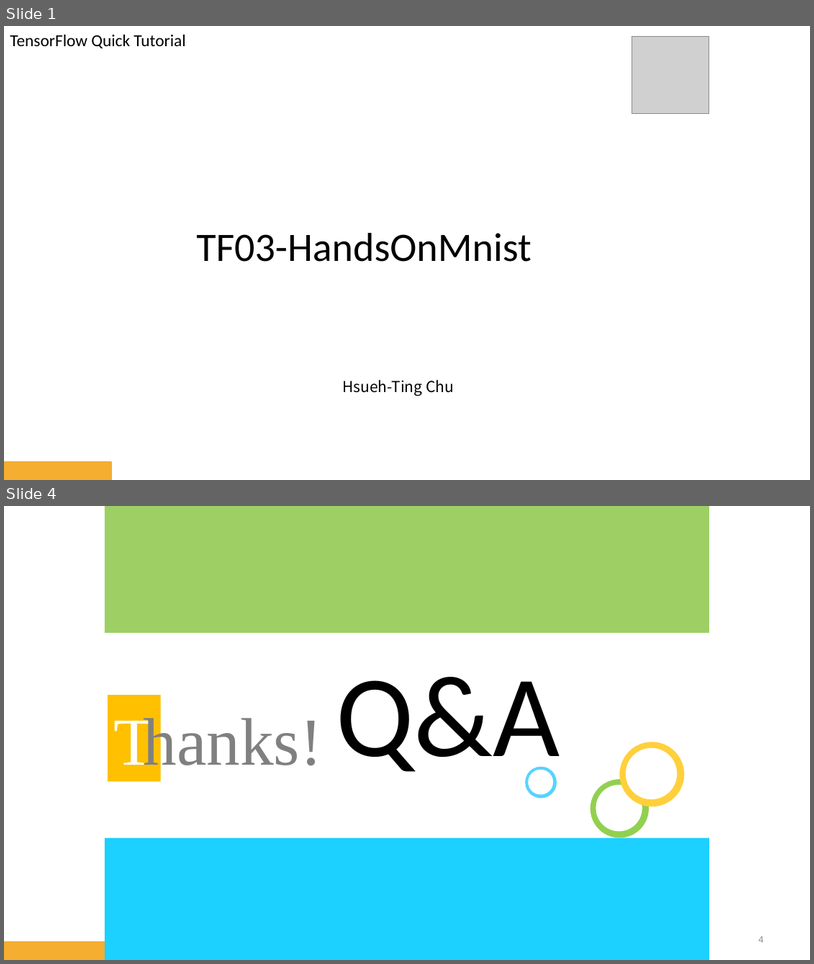
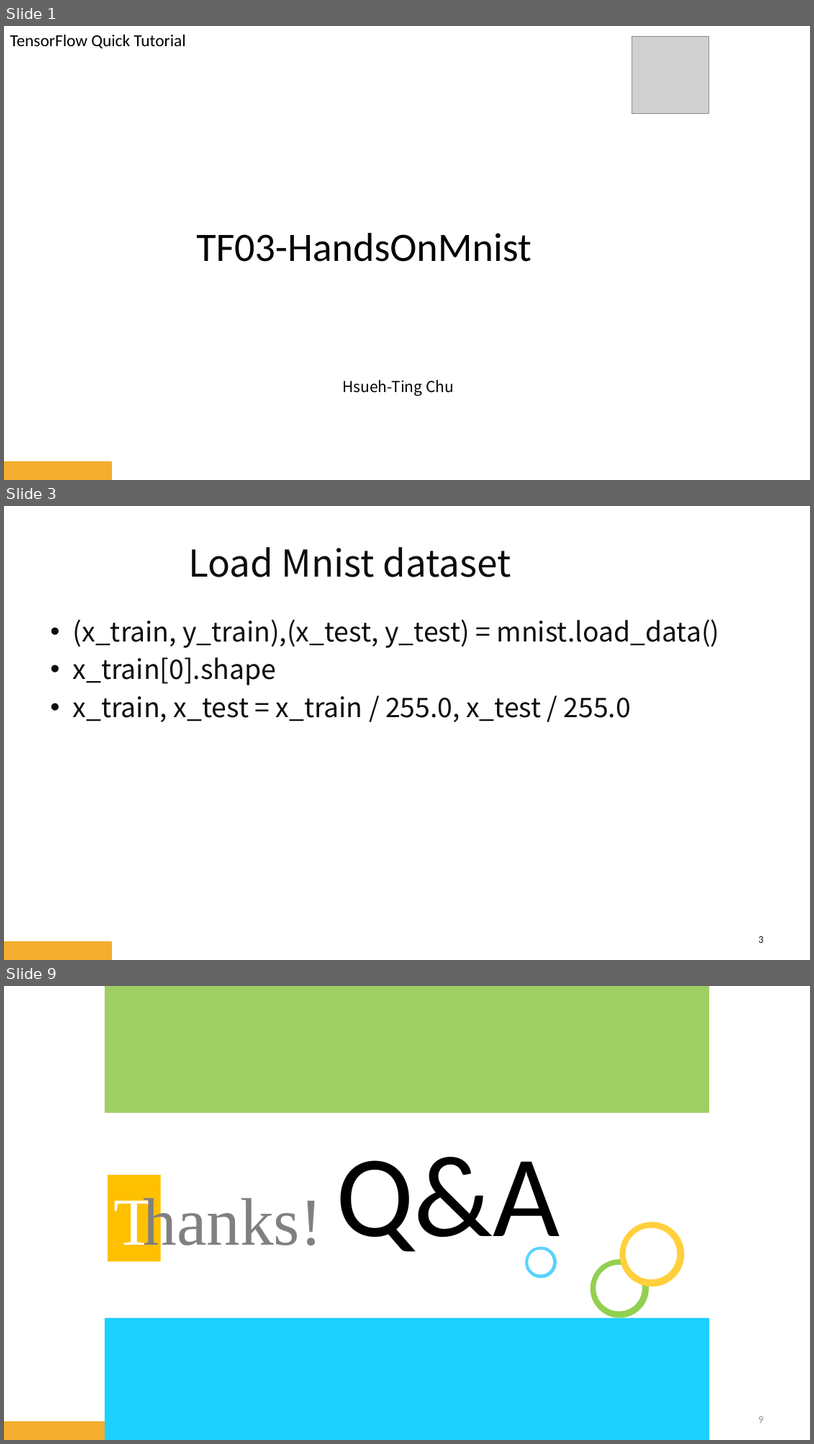
Before and after one commit to htchu/TensorFlowQuickTutorial, a slide deck: Slides/TF03-HandsOnMnist.pptx. Shown one above the other, each under a label of ours: slides 1 and 4 before the commit, slides 1, 3 and 9 after it; the slides between them are not shown. The pictures are 814x964 and 814x1444 pixels, drawn with LibreOffice and Linux fonts; fonts in the diff are those of the drawing; grey boxes stand for pictures; background and template pictures are left out. Boxes give left, top, right and bottom in pixels: in the first picture for what was removed or moved away, otherwise in the second. Text is boxed around its words. In the diff, an @@ line names an element or a change of style, - is before the commit and + after.

```diff
--- a/Slides/TF03-HandsOnMnist.pptx
+++ b/Slides/TF03-HandsOnMnist.pptx
@@ slide 3 added at (4, 506, 810, 960), background picture (left out); not listed: 1 template element that a slide beside it also shows @@
@@ title added at (188, 547, 512, 577), 44 pt, text #0D0D0D @@
+Load Mnist dataset
@@ text added at (73, 619, 720, 722), 32 pt, text #0D0D0D @@
+• (x_train, y_train),(x_test, y_test) = mnist.load_data()
+• x_train[0].shape
+• x_train, x_test = x_train / 255.0, x_test / 255.0
@@ page number added at (759, 936, 764, 942), 12 pt, text #0D0D0D @@
+3
@@ what was slide 4 is now slide 9 @@
@@ page number at (759, 1416, 764, 1422): text changed @@
-4
+9
```
Also in this commit, not shown: 1 slide changed, 4 other slides added.
